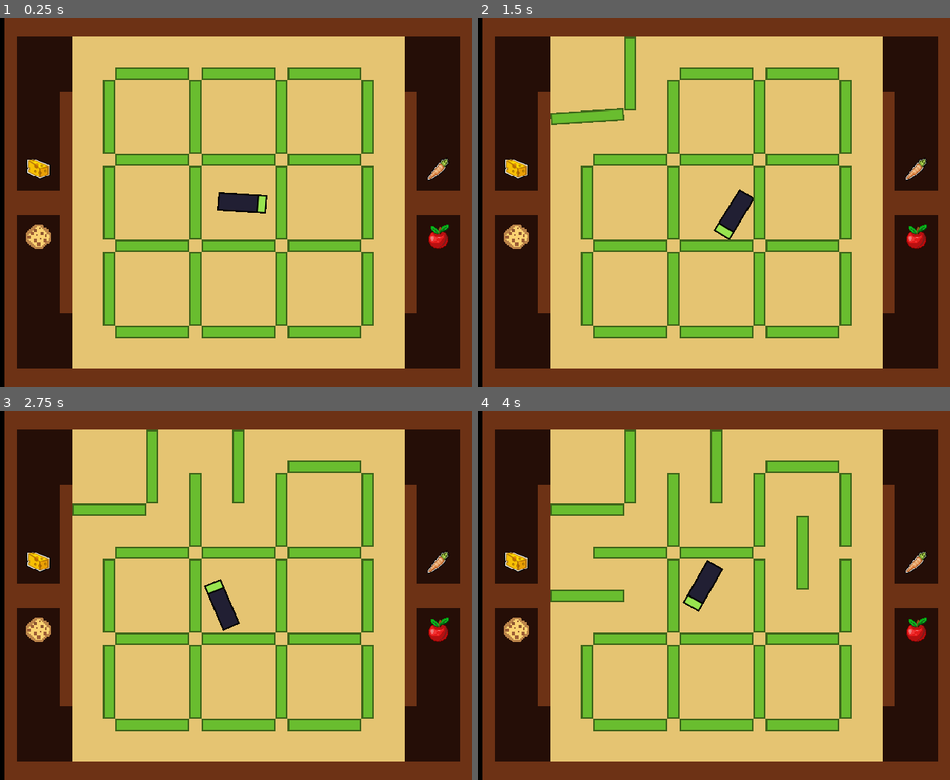
Above: before the commit, frames 1-4 (two rows, left to right).
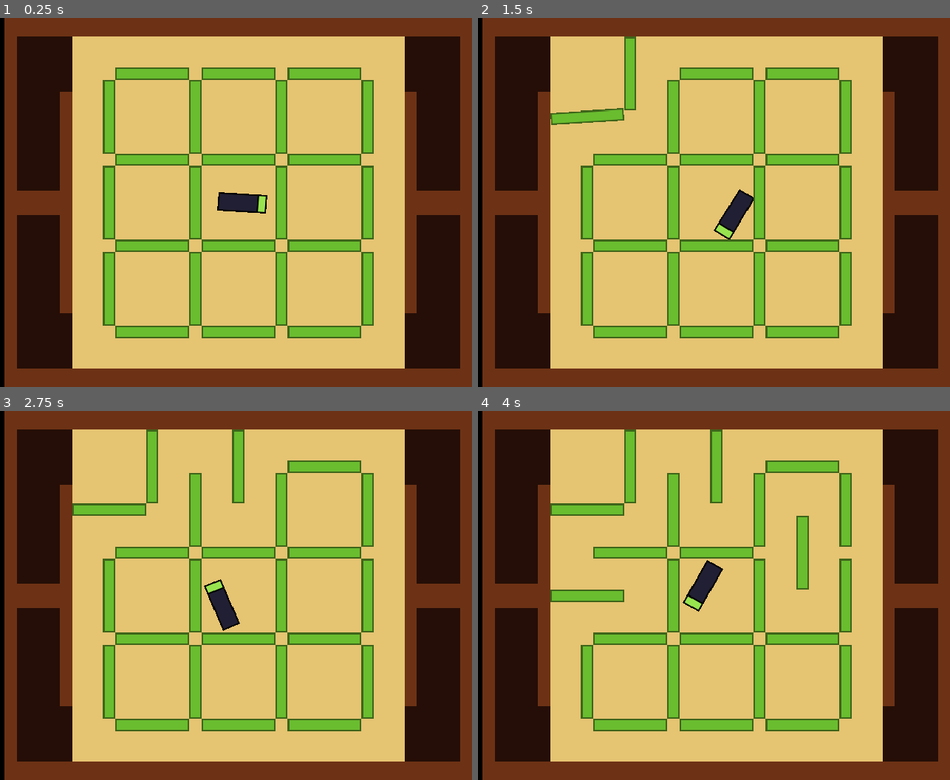
Above: after the commit, the same moments.

Repository: bigbrozer/BugsOut-GameOff2021
Game: Godot game, scene res://tests/test_bug_colision.tscn
The game is run twice, just before and just after one commit, with the same random seed, the same clock (stepped at 60 frames per second) and the same inputs. The project has no main scene, so this scene is started directly.
Inputs (mouse positions are in pixels of both pictures, inside the frame that each line leads up to):
- Up to frame 1 (0.25 s): no input
- Up to frame 2 (1.5 s): move the mouse to (629, 73) at 0.52 s; click (629, 73) at 0.67 s; move the mouse to (586, 117) at 1.27 s; click (586, 117) at 1.42 s
- Up to frame 3 (2.75 s): move the mouse to (236, 466) at 2.02 s; click (236, 466) at 2.17 s
- Up to frame 4 (4 s): move the mouse to (803, 551) at 2.77 s; click (803, 551) at 2.92 s; move the mouse to (586, 595) at 3.52 s; click (586, 595) at 3.67 s

The runs differ from the first frame. In frame 1, 0.8% of the frame differs, in the area x 5-96%, y 37-63%; in frame 2, 0.8%; in frame 3, 0.8%; in frame 4, 0.8%.

Commit message:
feat: implement traps logic

Diff:
--- a/resources/trap/trap.gd
+++ b/resources/trap/trap.gd
@@ -1,13 +1,8 @@
 extends Area2D
-
-export var sprite_texture: Texture
 
 #-------------------------------------------------------------------------------
 # Parent methods
 #-------------------------------------------------------------------------------
-
-func _ready():
-    $Sprite.texture = sprite_texture
 
 #-------------------------------------------------------------------------------
 # Instance methods
--- /dev/null
+++ b/resources/trap/trap_apple.tscn
@@ -0,0 +1,9 @@
+[gd_scene load_steps=3 format=2]
+
+[ext_resource path="res://resources/trap/trap.tscn" type="PackedScene" id=1]
+[ext_resource path="res://resources/trap/apple.png" type="Texture" id=2]
+
+[node name="TrapApple" instance=ExtResource( 1 )]
+
+[node name="Sprite" parent="." index="0"]
+texture = ExtResource( 2 )
--- /dev/null
+++ b/resources/trap/trap_carrot.tscn
@@ -0,0 +1,9 @@
+[gd_scene load_steps=3 format=2]
+
+[ext_resource path="res://resources/trap/trap.tscn" type="PackedScene" id=1]
+[ext_resource path="res://resources/trap/carrot.png" type="Texture" id=2]
+
+[node name="TrapCarrot" instance=ExtResource( 1 )]
+
+[node name="Sprite" parent="." index="0"]
+texture = ExtResource( 2 )
--- /dev/null
+++ b/resources/trap/trap_cheese.tscn
@@ -0,0 +1,9 @@
+[gd_scene load_steps=3 format=2]
+
+[ext_resource path="res://resources/trap/trap.tscn" type="PackedScene" id=1]
+[ext_resource path="res://resources/trap/cheese.png" type="Texture" id=2]
+
+[node name="TrapCheese" instance=ExtResource( 1 )]
+
+[node name="Sprite" parent="." index="0"]
+texture = ExtResource( 2 )
--- /dev/null
+++ b/resources/trap/trap_cookie.tscn
@@ -0,0 +1,9 @@
+[gd_scene load_steps=3 format=2]
+
+[ext_resource path="res://resources/trap/trap.tscn" type="PackedScene" id=1]
+[ext_resource path="res://resources/trap/cookie.png" type="Texture" id=2]
+
+[node name="TrapCookie" instance=ExtResource( 1 )]
+
+[node name="Sprite" parent="." index="0"]
+texture = ExtResource( 2 )
